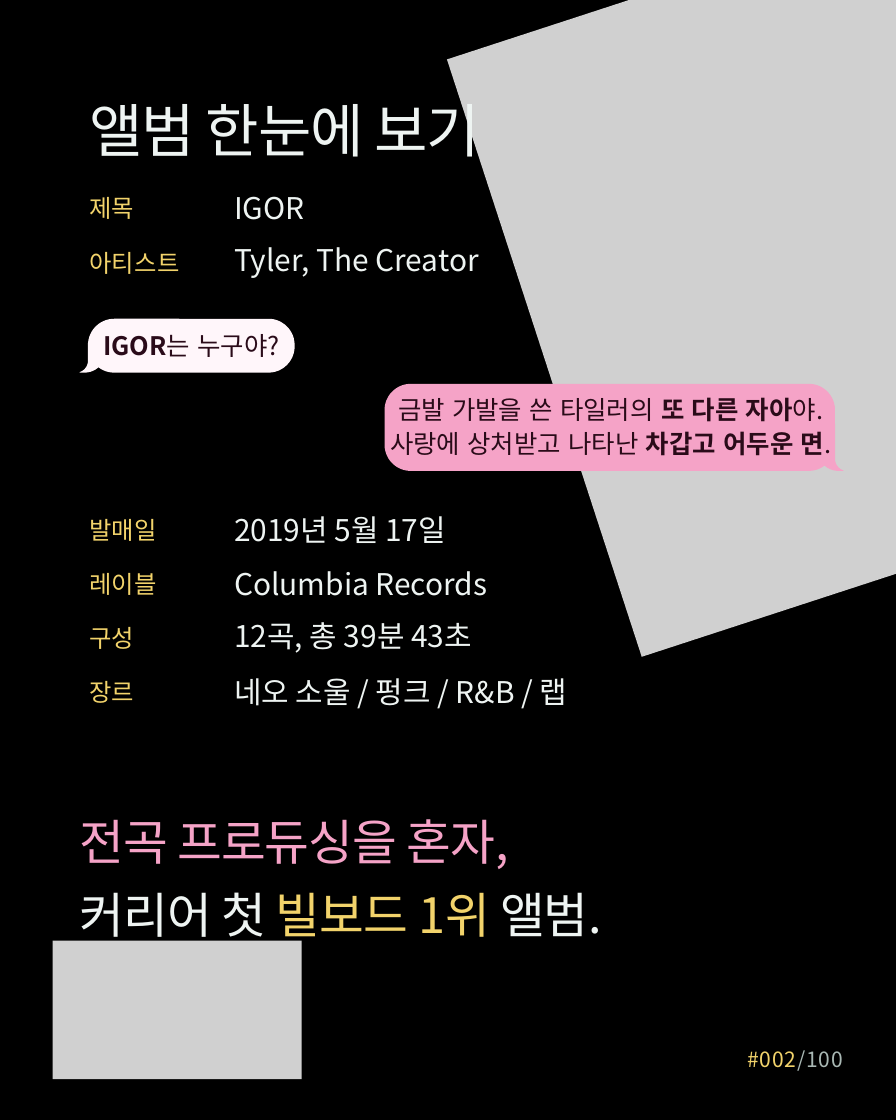
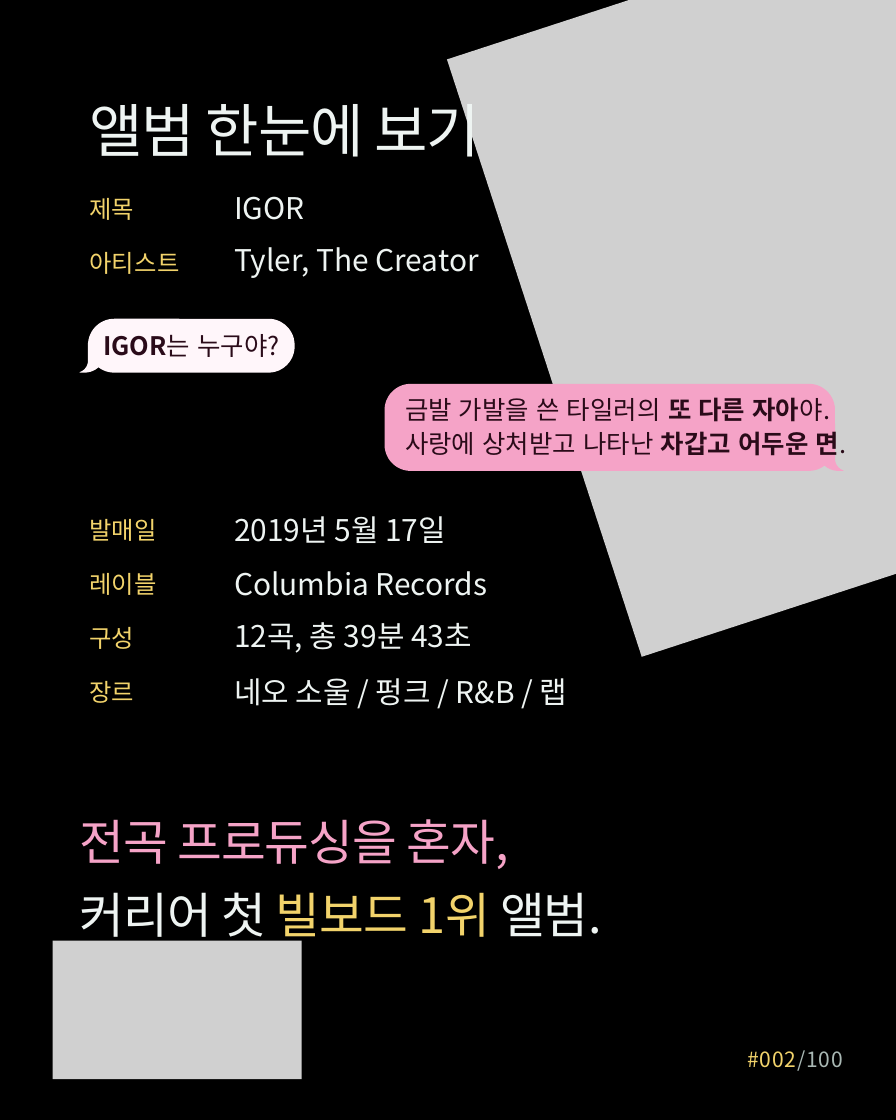
Before and after one commit to yeezyismygoat-pixel/ClaudeRep, a slide deck: slide 2 of IGOR_명반002_초안.pptx. Drawn at 896x1120 pixels with LibreOffice and Linux fonts; fonts in the diff are those of the drawing; grey boxes stand for pictures. Boxes give left, top, right and bottom in pixels: in the first picture for what was removed or moved away, otherwise in the second. Text is boxed around its words. In the diff, an @@ line names an element or a change of style, - is before the commit and + after.

```diff
--- a/IGOR_명반002_초안.pptx
+++ b/IGOR_명반002_초안.pptx
@@ freeform shape "금발 가발을 쓴 타일러의 또 ..." at [385, 384, 843, 471]: alignment centre to left @@
```
Also in this commit, not shown: 1 other slide changed, 1 other file.
